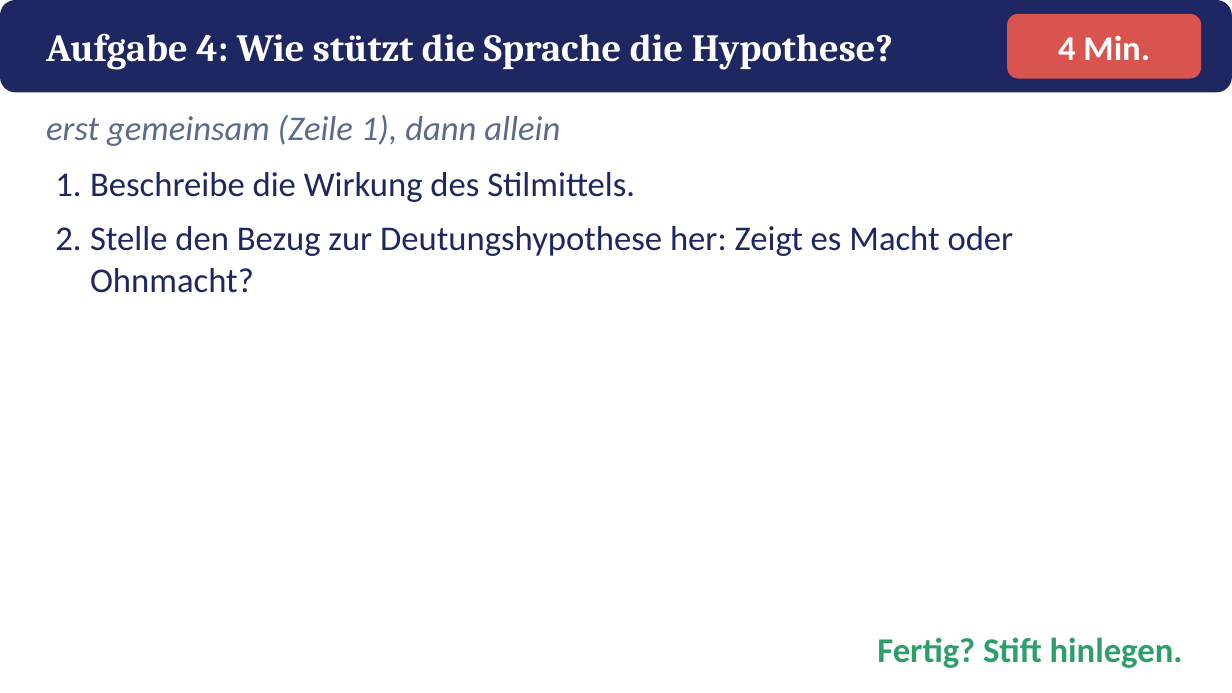
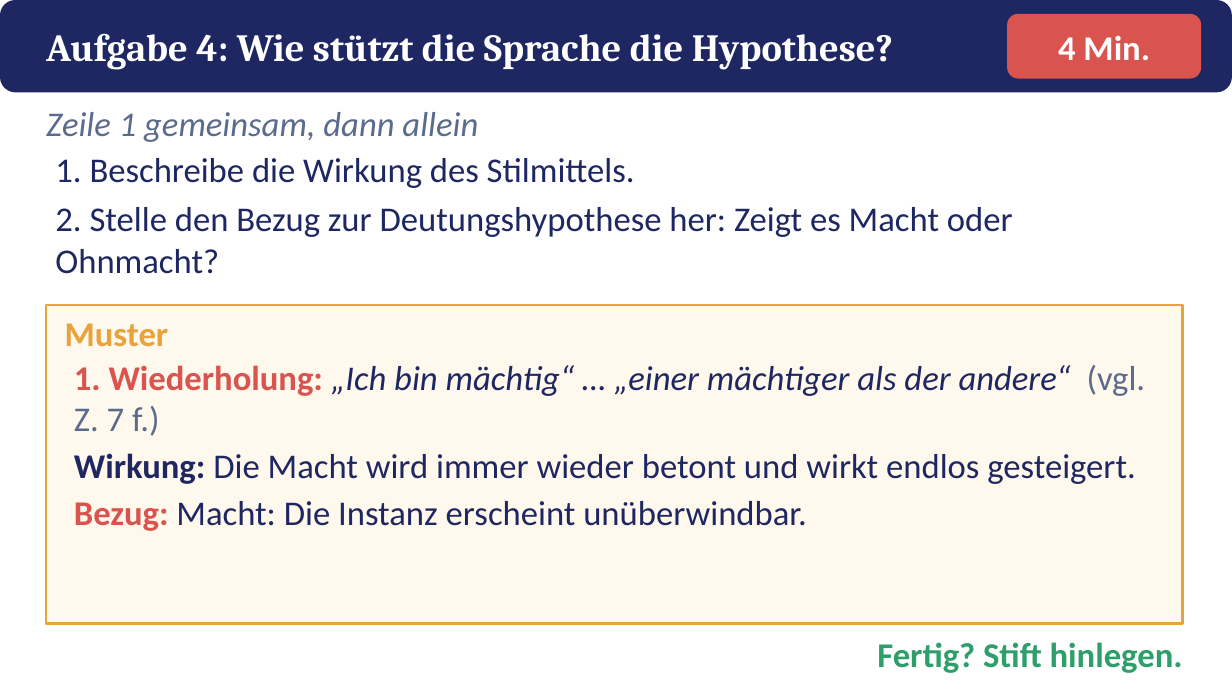
Before and after one commit to golzkonstantin-gif/Schule, a slide deck: slide 20 of Deutsch_11/Kafka_Vor_dem_Gesetz/Macht_Ohnmacht/Praesentation_Macht_Ohnmacht.pptx (slide 19 before the commit). Drawn at 1232x693 pixels with LibreOffice and Linux fonts; fonts in the diff are those of the drawing. Boxes give left, top, right and bottom in pixels: in the first picture for what was removed or moved away, otherwise in the second. Text is boxed around its words. In the diff, an @@ line names an element or a change of style, - is before the commit and + after.

```diff
--- a/Deutsch_11/Kafka_Vor_dem_Gesetz/Macht_Ohnmacht/Praesentation_Macht_Ohnmacht.pptx
+++ b/Deutsch_11/Kafka_Vor_dem_Gesetz/Macht_Ohnmacht/Praesentation_Macht_Ohnmacht.pptx
@@ text at bbox=[46, 112, 478, 142]: text changed @@
-erst gemeinsam (Zeile 1), dann allein
+Zeile 1 gemeinsam, dann allein
@@ text at bbox=[55, 158, 1013, 274]: text changed @@
-1. Beschreibe die Wirkung des Stilmittels.
-2. Stelle den Bezug zur Deutungshypothese her: Zeigt es Macht oder Ohnmacht?
+1. Beschreibe die Wirkung des Stilmittels.
+2. Stelle den Bezug zur Deutungshypothese her: Zeigt es Macht oder Ohnmacht?
@@ rectangle added at bbox=[46, 305, 1183, 624], fill #FFF8EC, outline #E8A33D 2 pt @@
@@ text added at bbox=[65, 323, 169, 346], 27 pt, text #E8A33D, bold @@
+Muster
@@ text added at bbox=[74, 365, 1146, 531], 27 pt, text #1E2761 @@
+1. Wiederholung: „Ich bin mächtig“ … „einer mächtiger als der andere“ (vgl. Z. 7 f.)
+Wirkung: Die Macht wird immer wieder betont und wirkt endlos gesteigert.
+Bezug: Macht: Die Instanz erscheint unüberwindbar.
@@ text "Fertig? Stift hinlegen.": place and size @@
-text "Fertig? Stift hinlegen." at bbox=[877, 637, 1183, 668]
+text "Fertig? Stift hinlegen." at bbox=[877, 642, 1183, 673]
```
Also in this commit, not shown: 4 other slides changed, 1 slide added, 1 slide removed, 6 other files.
